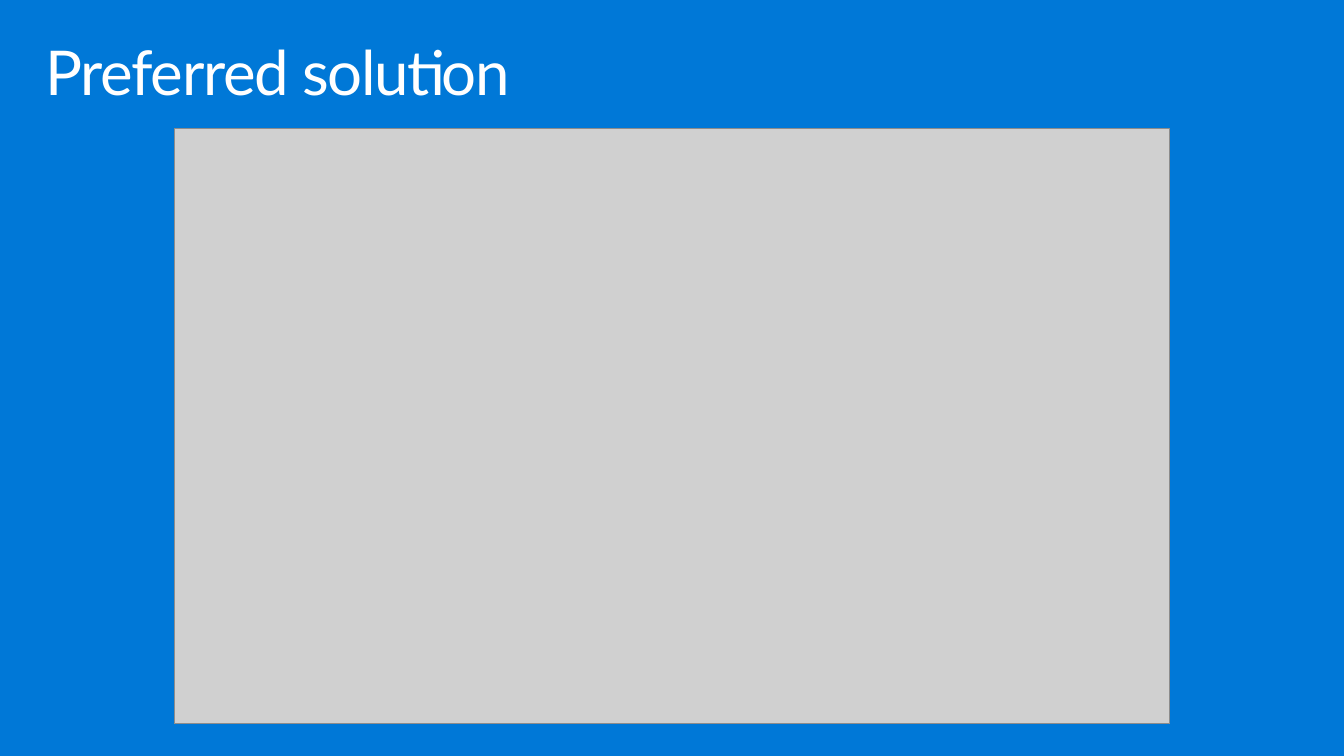
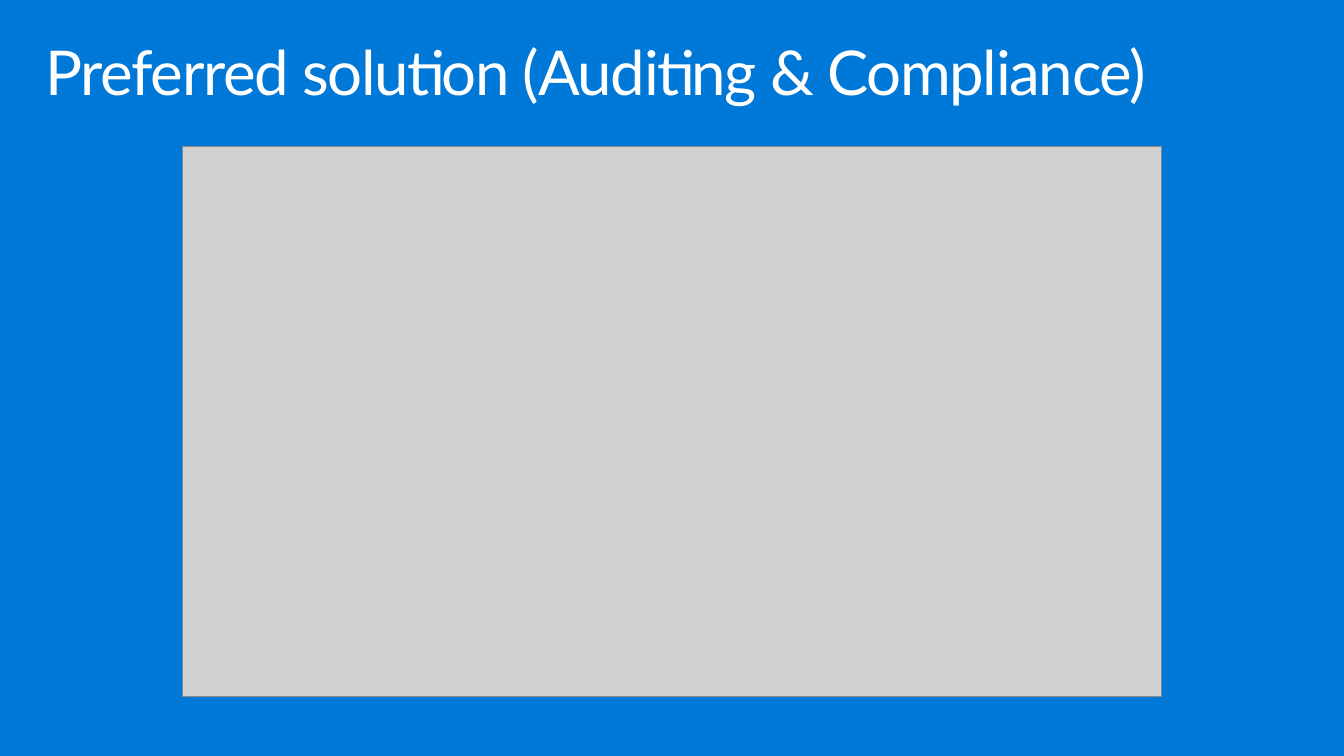
Before and after one commit to tejaswini972/MCW-Security-baseline-on-Azure, a slide deck: slide 20 of Whiteboard design session/WDS trainer presentation - Security baseline on Azure.pptx (slide 19 before the commit). Drawn at 1344x756 pixels with LibreOffice and Linux fonts; fonts in the diff are those of the drawing; grey boxes stand for pictures. Boxes give left, top, right and bottom in pixels: in the first picture for what was removed or moved away, otherwise in the second. Text is boxed around its words. In the diff, an @@ line names an element or a change of style, - is before the commit and + after.

```diff
--- a/Whiteboard design session/WDS trainer presentation - Security baseline on Azure.pptx
+++ b/Whiteboard design session/WDS trainer presentation - Security baseline on Azure.pptx
@@ title at [46,47,1146,106]: text changed @@
-Preferred solution
+Preferred solution (Auditing & Compliance)
@@ picture: place and size @@
-picture at [174,129,1171,725]
+picture at [182,146,1162,697]
```
Also in this commit, not shown: 3 other slides changed, 4 slides added.
